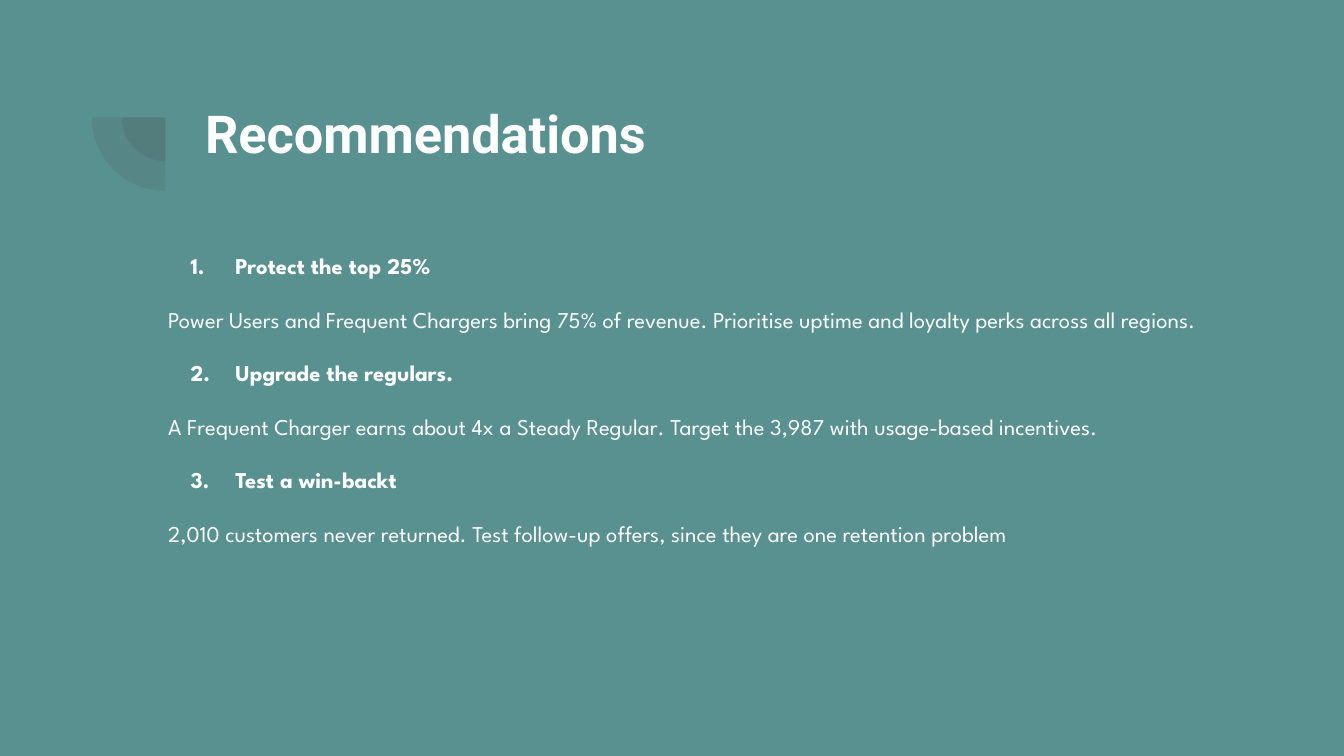
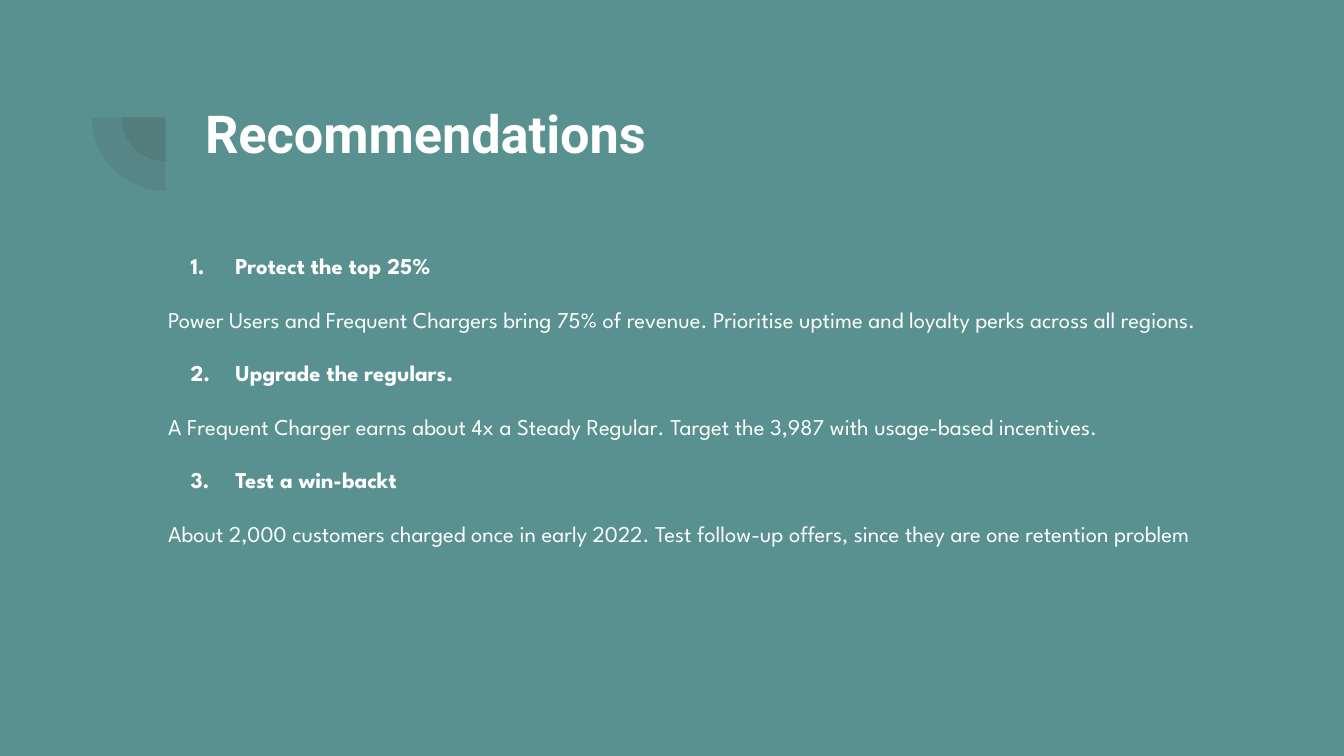
Before and after one commit to sanya-zuberi/customer_behaviour_segmentation, a slide deck: slide 6 of slides/Customer_Behaviour_Segmentation.pptx. Drawn at 1344x756 pixels with LibreOffice and Linux fonts; fonts in the diff are those of the drawing. Boxes give left, top, right and bottom in pixels: in the first picture for what was removed or moved away, otherwise in the second. Text is boxed around its words. In the diff, an @@ line names an element or a change of style, - is before the commit and + after.

```diff
--- a/slides/Customer_Behaviour_Segmentation.pptx
+++ b/slides/Customer_Behaviour_Segmentation.pptx
@@ text at box(168, 526, 1189, 547): text changed @@
-2,010 customers never returned. Test follow-up offers, since they are one retention problem
+About 2,000 customers charged once in early 2022. Test follow-up offers, since they are one retention problem
```
